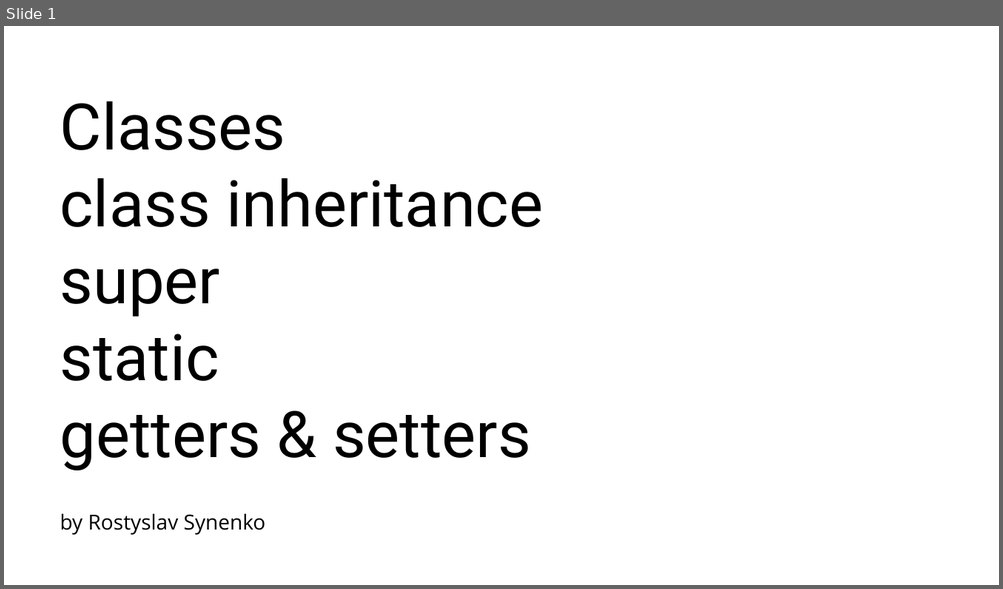
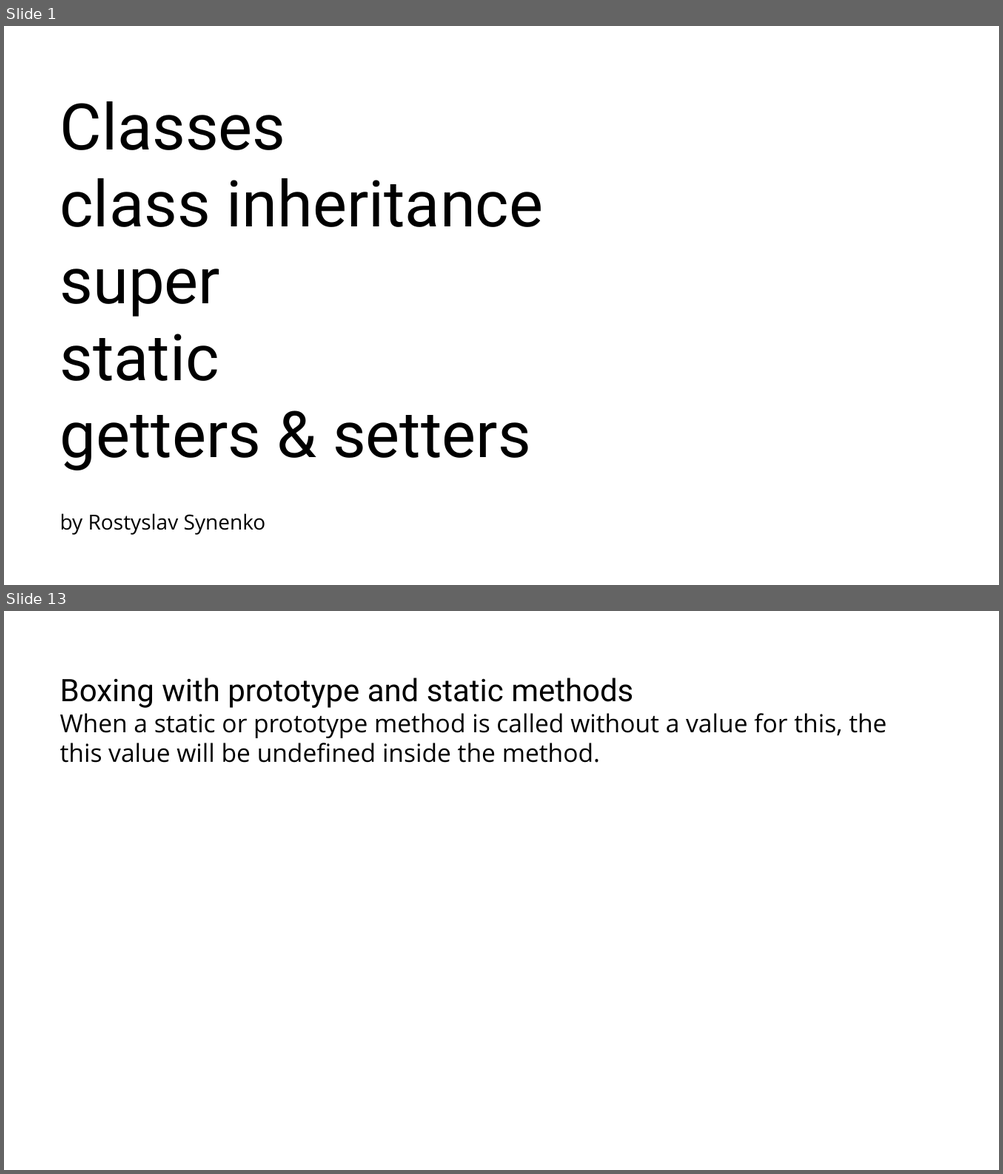
Before and after one commit to RostyslavSynenko/Lv-469.NodeJS, a slide deck: presentations/Classes.pptx. Shown one above the other, each under a label of ours: slide 1 before the commit, slides 1 and 13 after it; the slides between them are not shown. The pictures are 1003x589 and 1003x1174 pixels, drawn with LibreOffice and Linux fonts; fonts in the diff are those of the drawing; background and template pictures are left out. Boxes give left, top, right and bottom in pixels: in the first picture for what was removed or moved away, otherwise in the second. Text is boxed around its words. In the diff, an @@ line names an element or a change of style, - is before the commit and + after.

```diff
--- a/presentations/Classes.pptx
+++ b/presentations/Classes.pptx
@@ slide 13 added at (4,611,999,1170), background #FFFFFF @@
@@ title added at (60,678,886,763), 24 pt, text #000000 @@
+Boxing with prototype and static methods
+When a static or prototype method is called without a value for this, the this value will be undefined inside the method.
```
Also in this commit, not shown: 1 slide changed, 13 other slides added.
